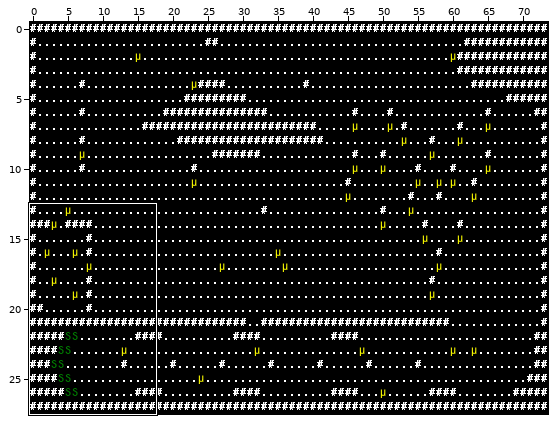
Tiled map -- maps/lvl3.tmx. The first picture is a wide view before the edit; the outline marks the close-up.
Close-up. Before:
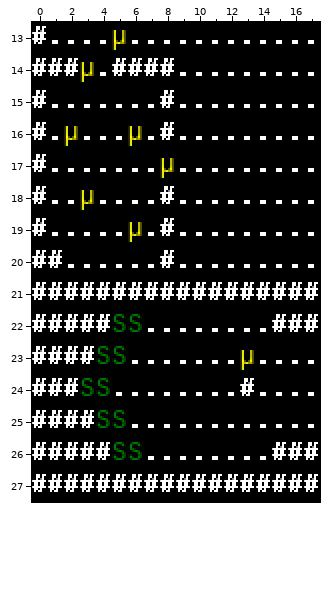
Cells are 8x16 px. Shown: x 0..17, y 13..27. The commit also changed other parts of the map, which this record leaves out.
Once edited:
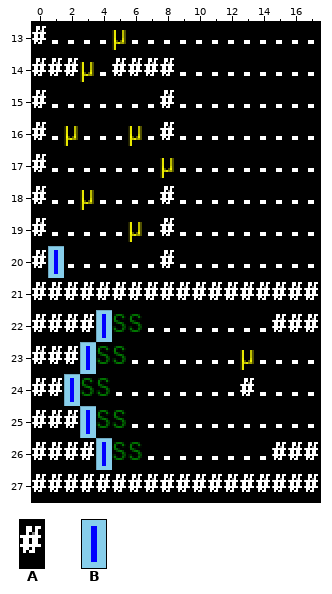
Key: from "editor": A 4 "wall", B 5 "pylon".
_ is an empty cell.
The commit says: feat(pylon): add pylon tile which recharges signal
The exact change:
Layer "Terrain":
y 20: x 1 A -> B
y 22: x 4 A -> B
y 23: x 3 A -> B
y 24: x 2 A -> B
y 25: x 3 A -> B
y 26: x 4 A -> B
Where, in picture pixels (left, top, right, bottom), the same in both close-ups:
changed: (48, 246, 64, 278)
changed: (64, 310, 112, 470)
